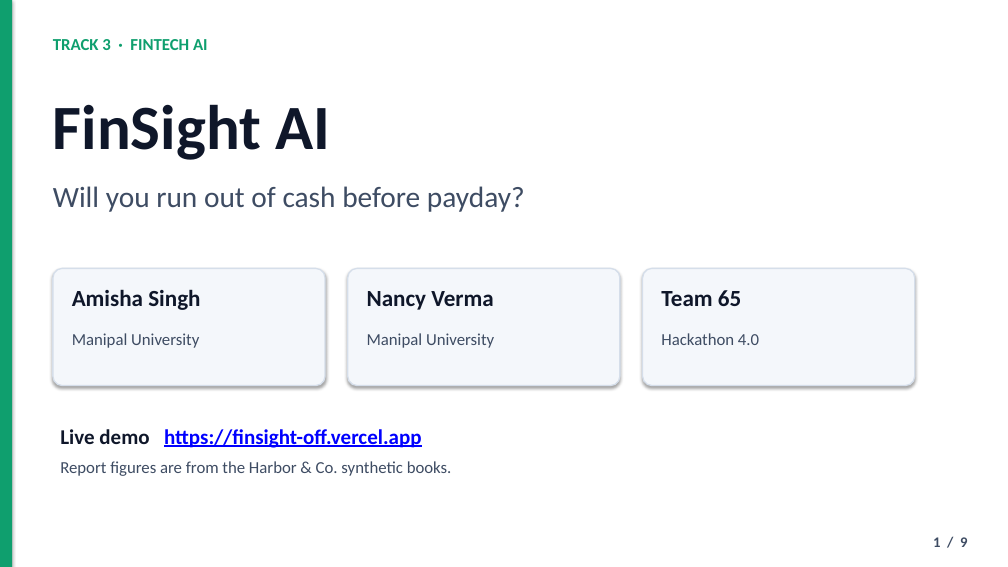
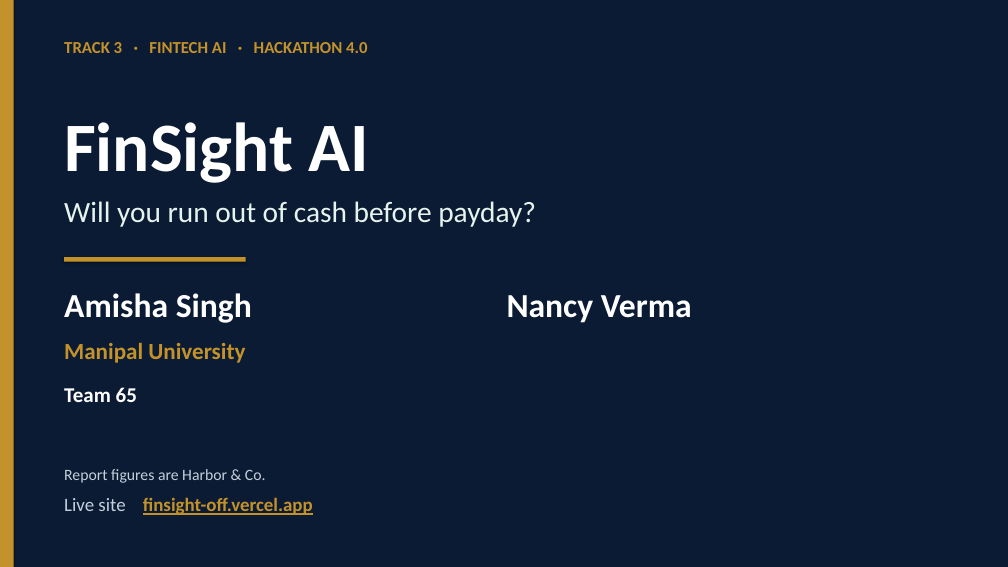
Before and after one commit to Nancy20052020/finsight_off, a slide deck: slide 1 of public/FinSight.pptx. Drawn at 1008x567 pixels with LibreOffice and Linux fonts; fonts in the diff are those of the drawing. Boxes give left, top, right and bottom in pixels: in the first picture for what was removed or moved away, otherwise in the second. Text is boxed around its words. In the diff, an @@ line names an element or a change of style, - is before the commit and + after.

Commit message:
Rebuild the pitch deck as a sharp nine-slide presentation.
Title and closing slides name Amisha Singh and Nancy Verma, Manipal University, Team 65. The middle slides follow the report: the problem, what FinSight does, and how the calendar forecast beats repeating last month. Slides are text only, so they stay sharp.

```diff
--- a/public/FinSight.pptx
+++ b/public/FinSight.pptx
@@ rectangle at bbox=[0, 0, 1008, 567]: fill #FFFFFF to #0B1B33 @@
@@ rectangle at bbox=[0, 0, 14, 567]: fill #0F9F6E to #C4922A @@
@@ text at bbox=[64, 42, 367, 53]: text changed; text colour #0F9F6E to #C4922A @@
-TRACK 3 · FINTECH AI
+TRACK 3 · FINTECH AI · HACKATHON 4.0
@@ text "FinSight AI": place and size @@
-text "FinSight AI" at bbox=[53, 104, 330, 160]
+text "FinSight AI" at bbox=[64, 122, 369, 183]
@@ text "FinSight AI" at bbox=[64, 122, 369, 183]: size 60 to 66 pt, text colour #0F172A to #FFFFFF @@
@@ text "Will you run out of ...": place and size @@
-text "Will you run out of ..." at bbox=[53, 186, 525, 212]
+text "Will you run out of ..." at bbox=[64, 201, 536, 227]
@@ text "Will you run out of ..." at bbox=[64, 201, 536, 227]: text colour #3E4C63 to #E7F3EE @@
@@ rounded rectangle removed at bbox=[53, 268, 325, 386] @@
@@ rectangle added at bbox=[64, 257, 246, 262], fill #C4922A @@
@@ rounded rectangle removed at bbox=[348, 268, 620, 386] @@
@@ rounded rectangle removed at bbox=[643, 268, 915, 386] @@
@@ text "Amisha Singh": place and size @@
-text "Amisha Singh" at bbox=[72, 289, 200, 310]
+text "Amisha Singh" at bbox=[64, 293, 252, 323]
@@ text "Amisha Singh" at bbox=[64, 293, 252, 323]: size 22 to 32 pt, text colour #0F172A to #FFFFFF @@
@@ text "Nancy Verma" at bbox=[507, 295, 692, 323]: size 22 to 32 pt, text colour #0F172A to #FFFFFF @@
@@ text "Nancy Verma": place and size @@
-text "Nancy Verma" at bbox=[367, 291, 493, 310]
+text "Nancy Verma" at bbox=[507, 295, 692, 323]
@@ text "Manipal University": place and size @@
-text "Manipal University" at bbox=[367, 333, 494, 348]
+text "Manipal University" at bbox=[64, 343, 245, 363]
@@ text "Manipal University" at bbox=[64, 343, 245, 363]: size 16 to 22 pt, text colour #3E4C63 to #C4922A, bold on @@
@@ text removed at bbox=[72, 333, 199, 348] @@
-Manipal University
@@ text removed at bbox=[661, 333, 759, 345] @@
-Hackathon 4.0
@@ text "Team 65": place and size @@
-text "Team 65" at bbox=[661, 290, 741, 306]
+text "Team 65" at bbox=[64, 387, 137, 402]
@@ text "Team 65" at bbox=[64, 387, 137, 402]: size 22 to 20 pt, text colour #0F172A to #FFFFFF @@
@@ text removed at bbox=[60, 429, 452, 476] @@
-Live demo https://finsight-off.vercel.app
-Report figures are from the Harbor & Co. synthetic books.
@@ text added at bbox=[64, 469, 266, 483], 15 pt, text #C5D0DC @@
+Report figures are Harbor & Co.
@@ text added at bbox=[64, 497, 313, 515], 18 pt, text #C4922A, bold, underline @@
+Live site finsight-off.vercel.app
@@ text removed at bbox=[933, 537, 967, 547] @@
-1 / 9
```
Also in this commit, not shown: 8 other slides changed, 1 other file.
